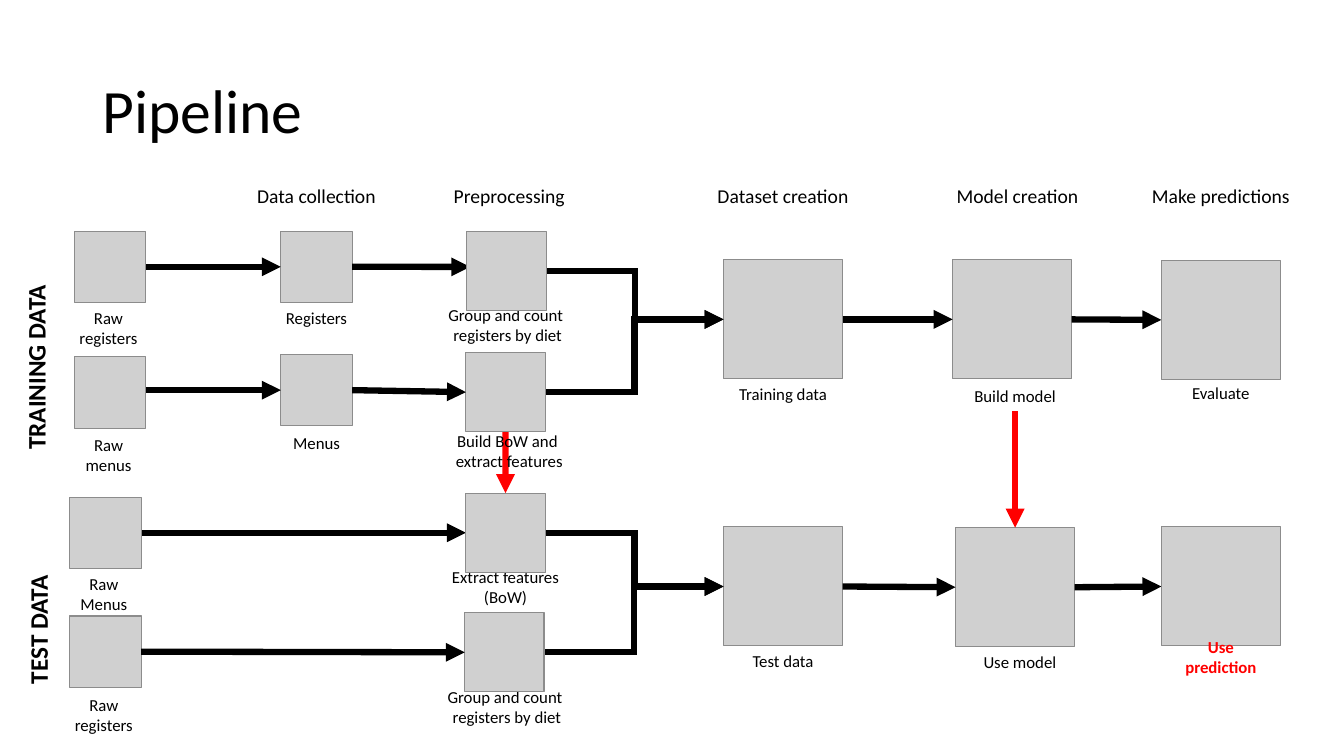
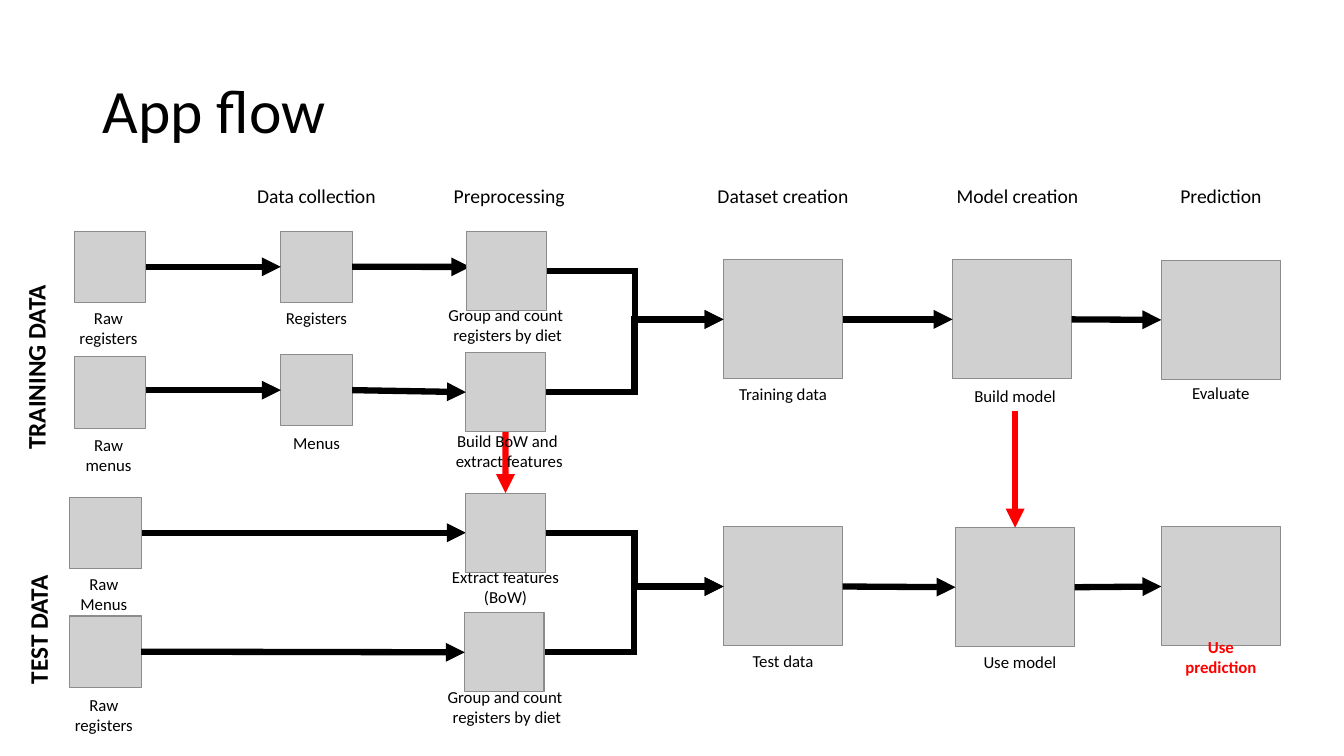
Before and after one commit to kautilya-raj/Food-Waste-Prediction, a slide deck: slide 2 of Food Waste Prediction.pptx. Drawn at 1344x756 pixels with LibreOffice and Linux fonts; fonts in the diff are those of the drawing; grey boxes stand for pictures. Boxes give left, top, right and bottom in pixels: in the first picture for what was removed or moved away, otherwise in the second. Text is boxed around its words. In the diff, an @@ line names an element or a change of style, - is before the commit and + after.

```diff
--- a/Food Waste Prediction.pptx
+++ b/Food Waste Prediction.pptx
@@ title at (102,90,326,143): text changed @@
-Pipeline
+App flow
@@ text at (1180,189,1261,203): text changed @@
-Make predictions
+Prediction
```
Also in this commit, not shown: 1 slide added, 3 other files.
